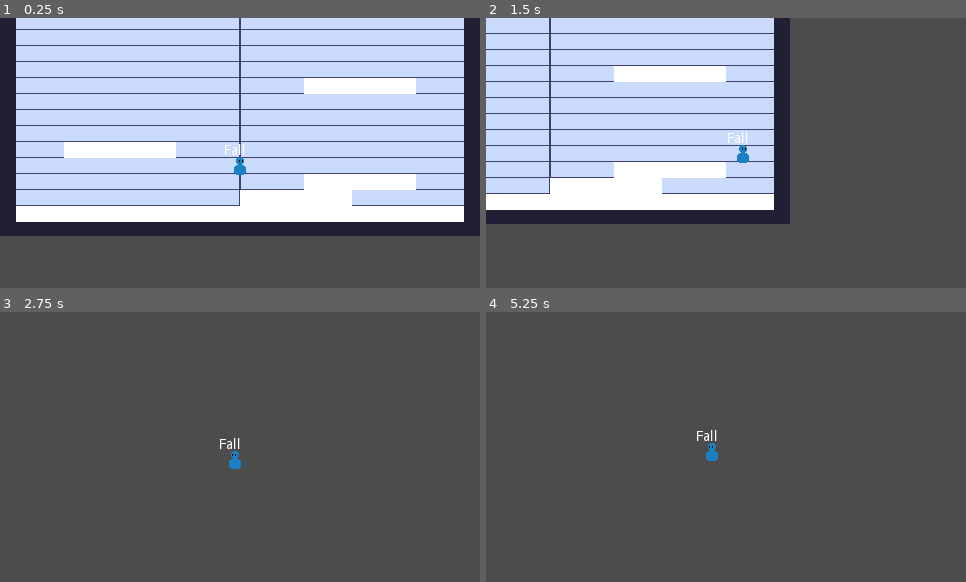
Above: before the commit, frames 1-4 (two rows, left to right).
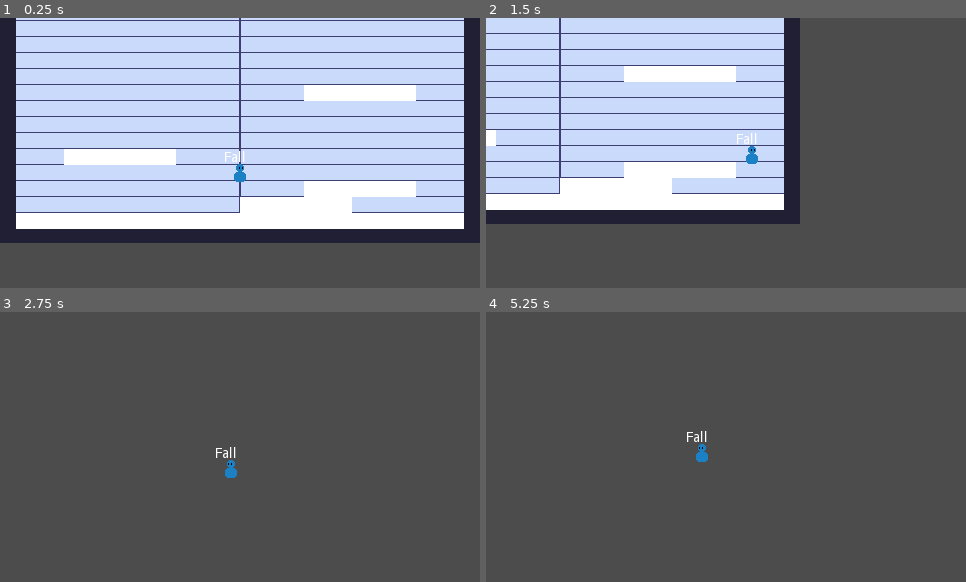
Above: after the commit, the same moments.

Repository: VuurMos/godot-3.5-platformer-character-controller
Game: Godot game, scene res://Game.tscn
Two runs of this game, one before a commit and one after it. Both use one fixed random seed, a clock stepped at 60 frames per second and the inputs below.
Inputs:
- Up to frame 1 (0.25 s): no input
- Up to frame 2 (1.5 s): hold X (dash) 0.53-1.28 s; hold Right (right) from 0.53 s (still down); tap C (jump) at 0.77 s; tap X (dash) at 1.35 s
- Up to frame 3 (2.75 s): tap C (jump) at 1.52 s; release Right (right) at 2.03 s; hold Left (left) from 2.03 s (still down); hold X (dash) from 2.03 s (still down)
- Up to frame 4 (5.25 s): release Left (left) at 2.78 s; release X (dash) at 2.78 s; hold Right (right) 2.78-4.28 s; tap X (dash) at 2.85, 4.35 s; tap C (jump) at 3.02, 3.77, 4.52 s; hold X (dash) 3.53-4.28 s; hold Left (left) 4.28-5.03 s; hold Right (right) from 5.03 s (still down); hold X (dash) from 5.03 s (still down)

The runs differ from the first frame. In frame 1, 18% of the frame differs, in the area x 0-100%, y 0-84%; in frame 2, 4.7%; in frame 3, 0.3%; in frame 4, 0.4%.

Commit message:
Changed cam follow factor from 0.5 to 0.3

Diff:
--- a/platformer-controller/player/player-cam/player-cam.gd
+++ b/platformer-controller/player/player-cam/player-cam.gd
@@ -2,7 +2,7 @@
 extends Camera2D
 
 # Follow Variables
-export(float, 0.01, 1, 0.01) var smooth_follow_factor := 0.5 # 0.01 = slow, 0.1 = fast, 0.5 = very fast, 1 = instant
+export(float, 0.01, 1, 0.01) var smooth_follow_factor := 0.3 # 0.01 = slow, 0.1 = fast, 0.5 = very fast, 1 = instant
 
 var target = null
 var time_scale := 1.0 # used to adjust camera follow rate with changes in time scale
